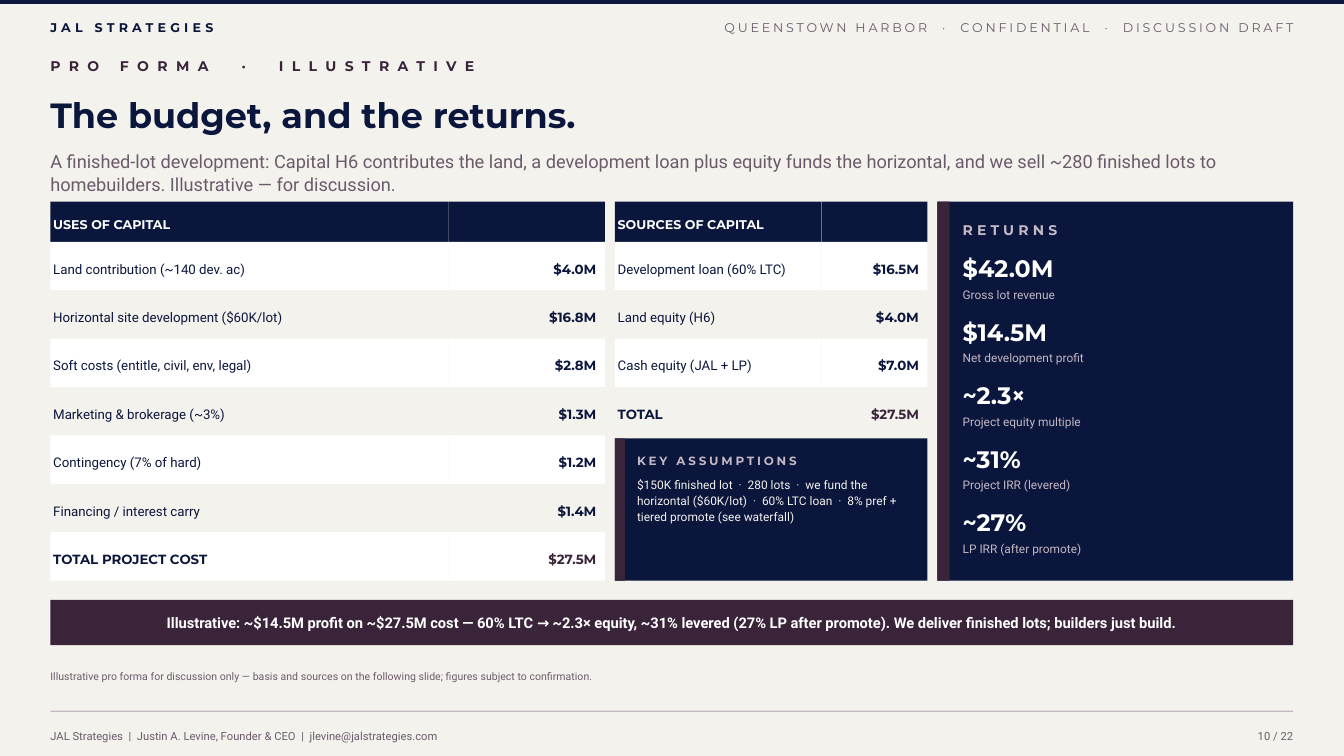
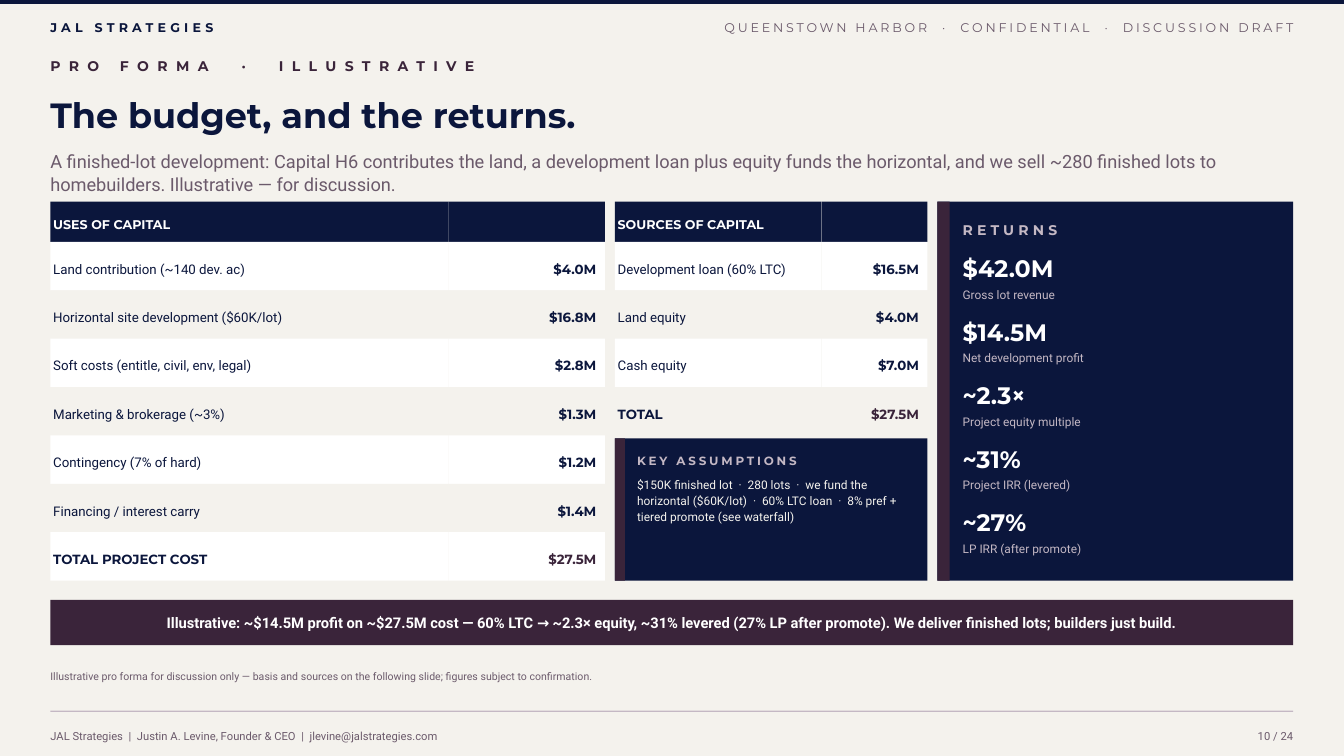
Before and after one commit to jlevine711/Apex, a slide deck: slide 10 of JAL_Queenstown_Harbor_Proposal.pptx. Drawn at 1344x756 pixels with LibreOffice and Linux fonts; fonts in the diff are those of the drawing. Boxes give left, top, right and bottom in pixels: in the first picture for what was removed or moved away, otherwise in the second. Text is boxed around its words. In the diff, an @@ line names an element or a change of style, - is before the commit and + after.

```diff
--- a/JAL_Queenstown_Harbor_Proposal.pptx
+++ b/JAL_Queenstown_Harbor_Proposal.pptx
@@ text at (618,312,686,325): text changed @@
-Land equity (H6)
+Land equity
@@ text at (618,360,687,373): text changed @@
-Cash equity (JAL + LP)
+Cash equity
@@ text at (1258,732,1294,740): text changed @@
-10 / 22
+10 / 24
```
Also in this commit, not shown: 20 other slides changed, 2 slides added, 4 other files.
